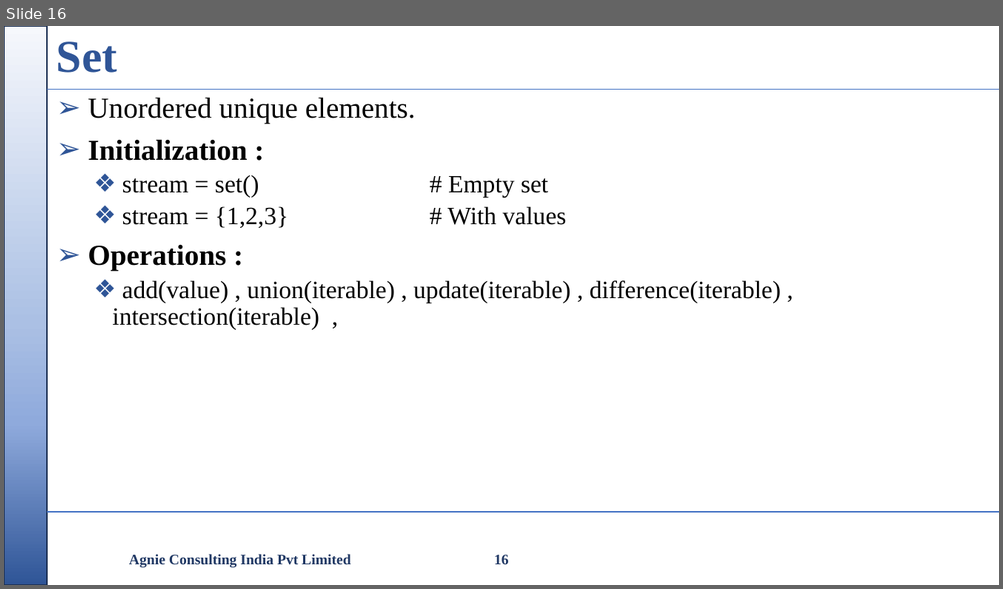
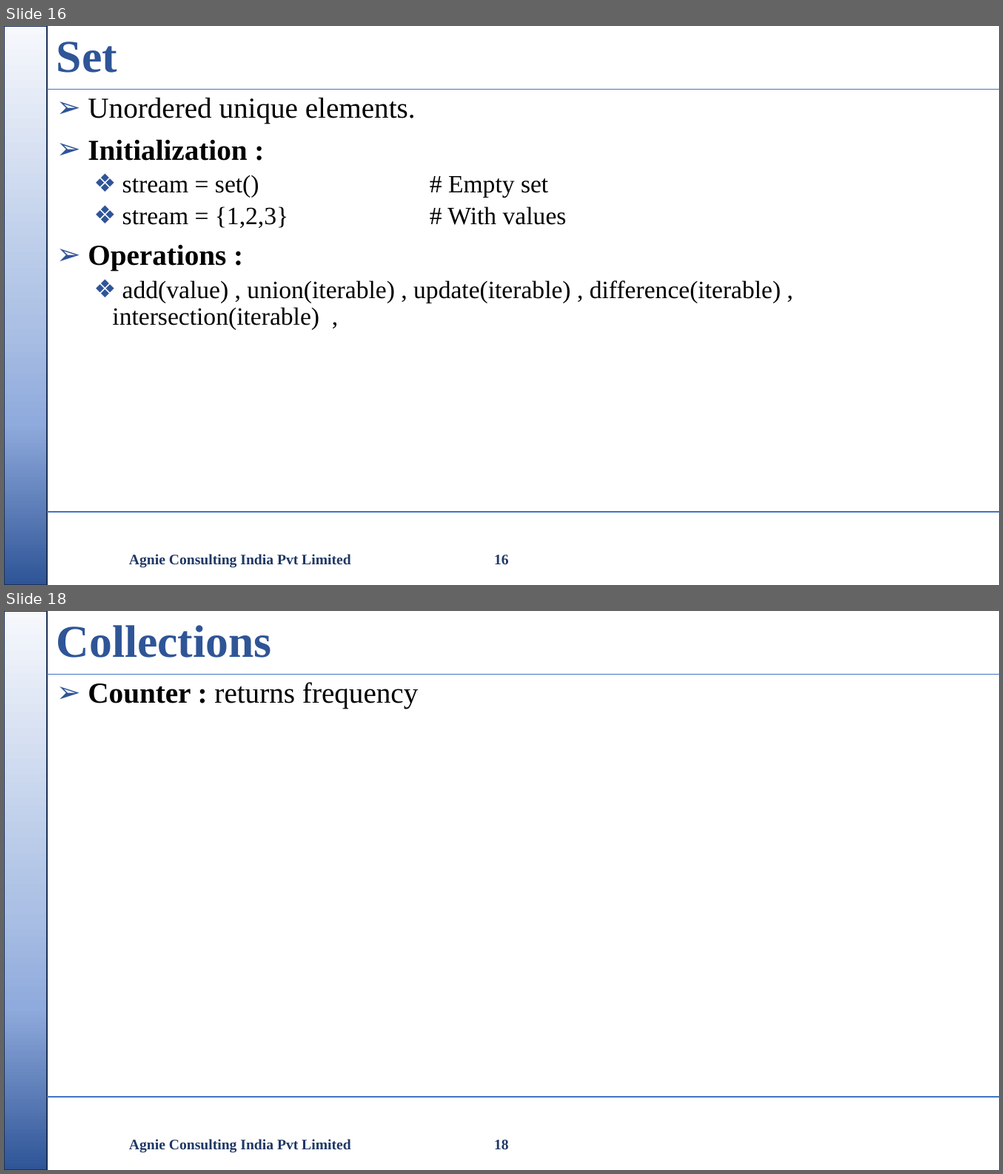
Before and after one commit to nikishdaniel1-del/Python-Cls, a slide deck: python class/Python Class.pptx. Shown one above the other, each under a label of ours: slide 16 before the commit, slides 16 and 18 after it; the slides between them are not shown. The pictures are 1003x589 and 1003x1174 pixels, drawn with LibreOffice and Linux fonts; fonts in the diff are those of the drawing; background and template pictures are left out. Boxes give left, top, right and bottom in pixels: in the first picture for what was removed or moved away, otherwise in the second. Text is boxed around its words. In the diff, an @@ line names an element or a change of style, - is before the commit and + after.

```diff
--- a/python class/Python Class.pptx
+++ b/python class/Python Class.pptx
@@ slide 18 added at [4,611,999,1170], background #FFFFFF; not listed: 3 template elements that a slide beside it also shows @@
@@ title added at [57,625,272,658], 44 pt, text #2F5597, bold @@
+Collections
@@ text added at [88,682,418,709], 28 pt, text #000000 @@
+➢ Counter : returns frequency
@@ text added at [129,1139,350,1153], 14 pt, text #203864, bold @@
+Agnie Consulting India Pvt Limited
@@ page number added at [494,1140,509,1150], 14 pt, text #203864, bold @@
+18
```
Also in this commit, not shown: 1 slide changed, 2 other slides added, 3 other files.
